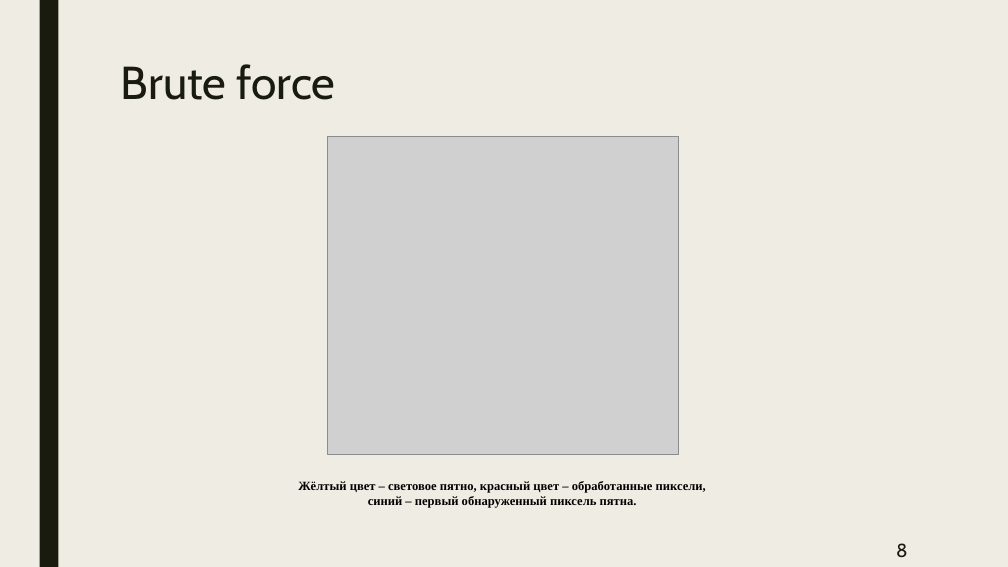
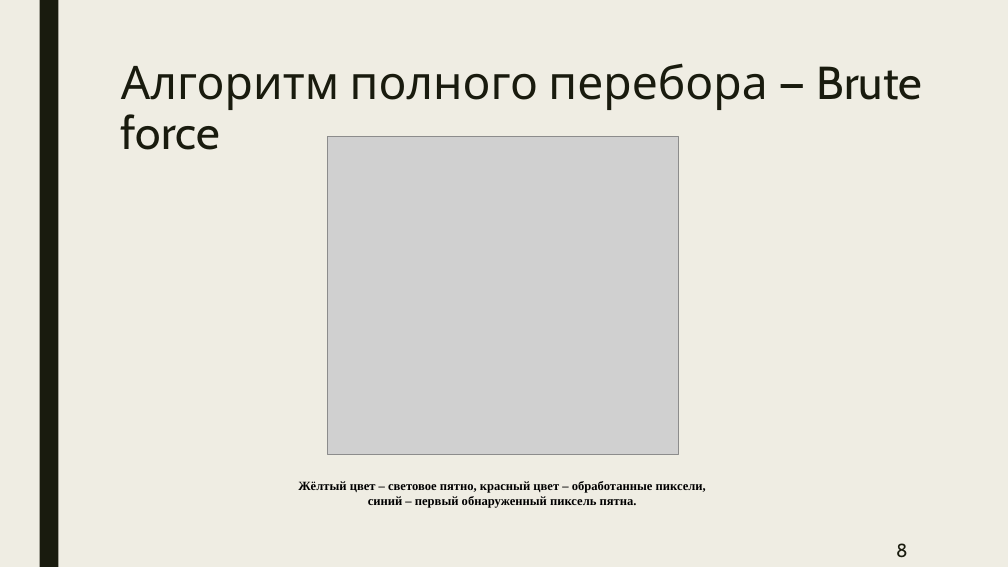
Before and after one commit to BarikQ/course_4, a slide deck: slide 8 of Pres/Диплом преза.pptx. Drawn at 1008x567 pixels with LibreOffice and Linux fonts; fonts in the diff are those of the drawing; grey boxes stand for pictures. Boxes give left, top, right and bottom in pixels: in the first picture for what was removed or moved away, otherwise in the second. Text is boxed around its words. In the diff, an @@ line names an element or a change of style, - is before the commit and + after.

```diff
--- a/Pres/Диплом преза.pptx
+++ b/Pres/Диплом преза.pptx
@@ title at (121,63,922,150): text changed @@
-Brute force
+Алгоритм полного перебора — Brute force
```
Also in this commit, not shown: 14 other slides changed, 14 other files.
